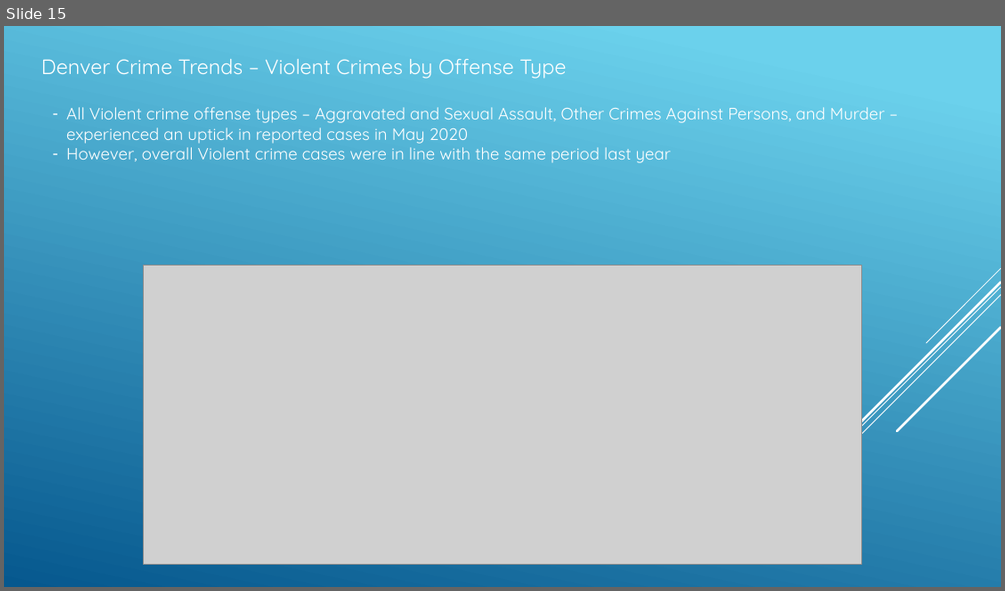
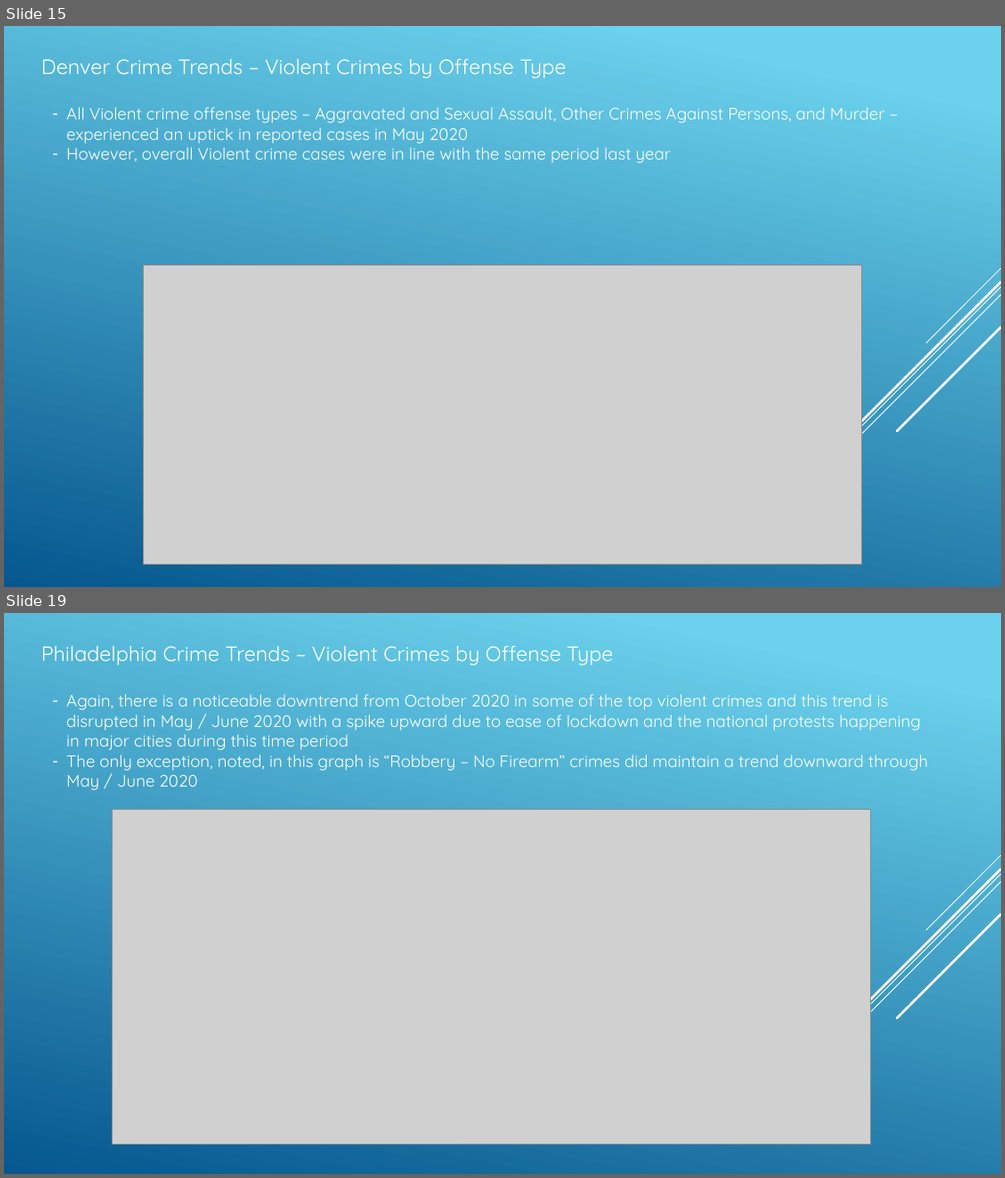
Before and after one commit to angelabanko/Project_1, a slide deck: Draft Presentation_v1.pptx. Shown one above the other, each under a label of ours: slide 15 before the commit, slides 15 and 19 after it; the slides between them are not shown. The pictures are 1005x591 and 1005x1178 pixels, drawn with LibreOffice and Linux fonts; fonts in the diff are those of the drawing; grey boxes stand for pictures. Boxes give left, top, right and bottom in pixels: in the first picture for what was removed or moved away, otherwise in the second. Text is boxed around its words. In the diff, an @@ line names an element or a change of style, - is before the commit and + after.

```diff
--- a/Draft Presentation_v1.pptx
+++ b/Draft Presentation_v1.pptx
@@ slide 19 added at (x1=4, y1=613, x2=1001, y2=1174), background gradient #6ED2EB to #06588E; not listed: 5 template elements that a slide beside it also shows @@
@@ text added at (x1=41, y1=646, x2=613, y2=666), 20 pt, text #FFFFFF @@
+Philadelphia Crime Trends – Violent Crimes by Offense Type
@@ text added at (x1=66, y1=694, x2=928, y2=790), 16 pt, text #FFFFFF @@
+– Again, there is a noticeable downtrend from October 2020 in some of the top violent crimes and this trend is disrupted in May / June 2020 with a spike upward due to ease of lockdown and the national protests happening in major cities during this time period
+– The only exception, noted, in this graph is “Robbery – No Firearm” crimes did maintain a trend downward through May / June 2020
@@ picture added at (x1=113, y1=810, x2=871, y2=1144) @@
```
Also in this commit, not shown: 6 slides changed, 2 other slides added, 4 slides removed, 5 other files.
